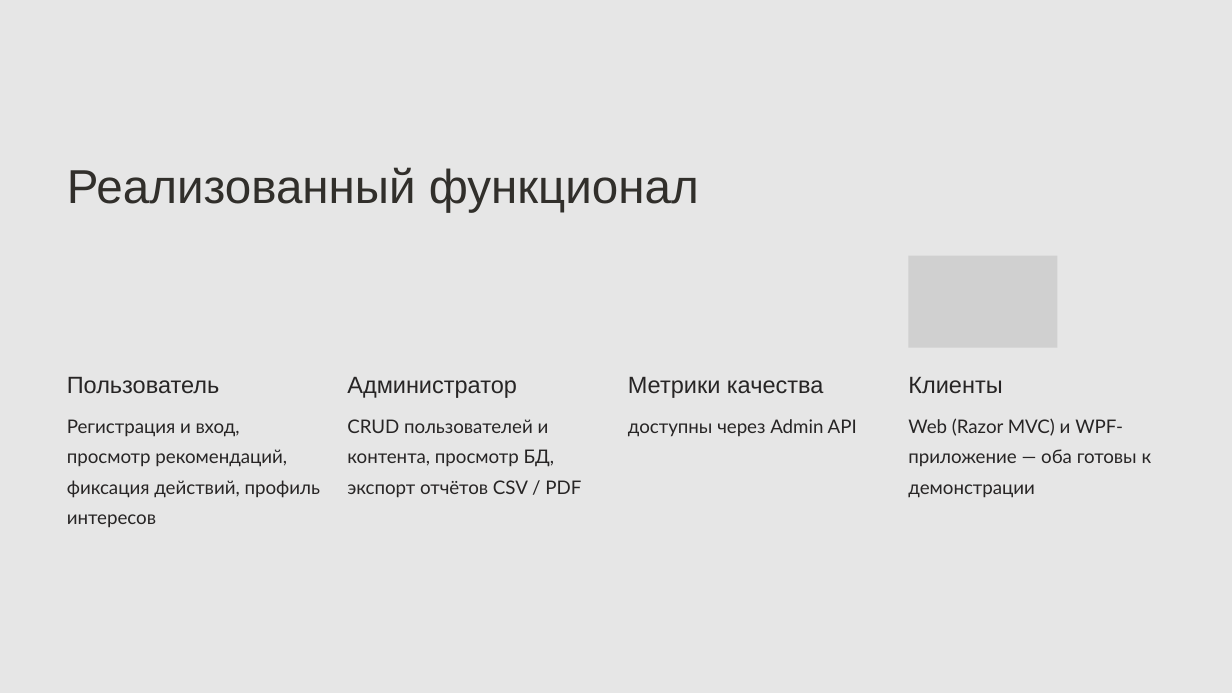
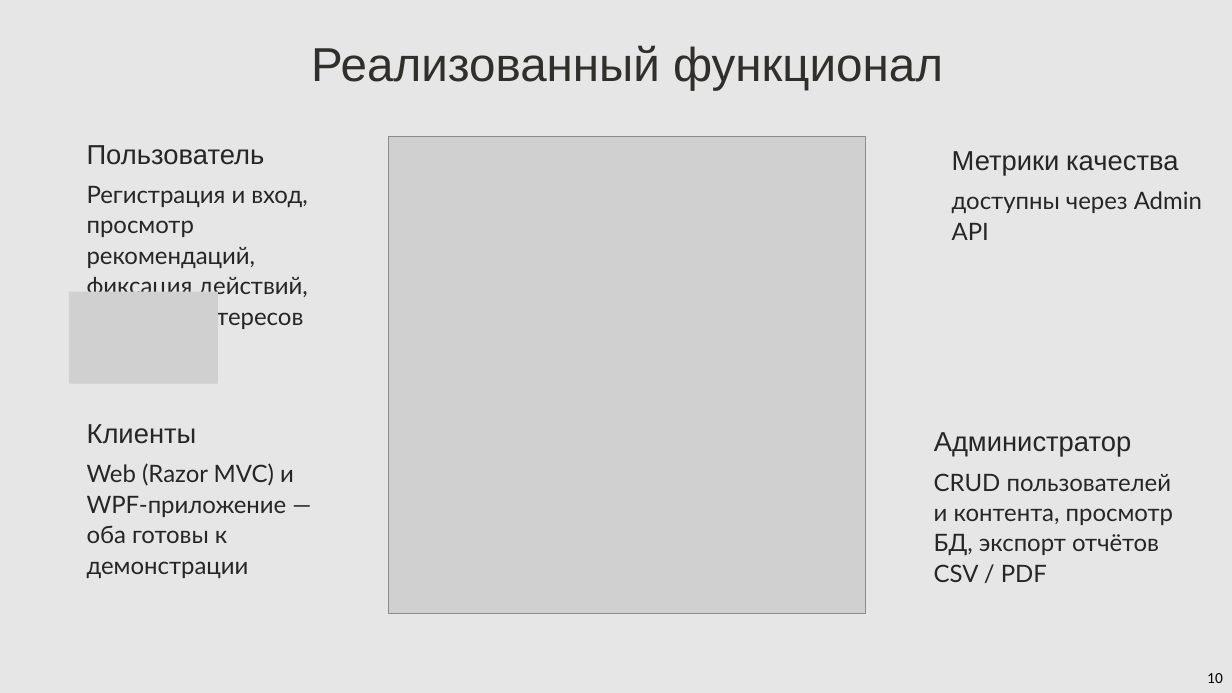
Before and after one commit to KockAnigilator/smart-content-recommender, a slide deck: slide 11 of docs/Презентация.pptx (slide 9 before the commit). Drawn at 1232x693 pixels with LibreOffice and Linux fonts; fonts in the diff are those of the drawing; grey boxes stand for pictures; background and template pictures are left out. Boxes give left, top, right and bottom in pixels: in the first picture for what was removed or moved away, otherwise in the second. Text is boxed around its words. In the diff, an @@ line names an element or a change of style, - is before the commit and + after.

```diff
--- a/docs/Презентация.pptx
+++ b/docs/Презентация.pptx
@@ text "Реализованный функционал": place and size @@
-text "Реализованный функционал" at [67, 167, 699, 213]
+text "Реализованный функционал" at [311, 45, 943, 91]
@@ text "Реализованный функционал" at [311, 45, 943, 91]: alignment left to centre @@
@@ text "Пользователь": place and size @@
-text "Пользователь" at [67, 377, 219, 394]
+text "Пользователь" at [87, 145, 265, 165]
@@ picture added at [389, 136, 865, 613] @@
@@ text "Метрики качества": place and size @@
-text "Метрики качества" at [628, 377, 823, 398]
+text "Метрики качества" at [952, 151, 1178, 176]
@@ text "Регистрация и вход, просмотр рекомендаций, ...": place and size @@
-text "Регистрация и вход, просмотр рекомендаций, ..." at [67, 419, 320, 528]
+text "Регистрация и вход, просмотр рекомендаций, ..." at [87, 186, 308, 329]
@@ text "доступны через Admin API": place and size @@
-text "доступны через Admin API" at [628, 419, 857, 437]
+text "доступны через Admin API" at [952, 191, 1202, 240]
@@ picture: place and size @@
-picture at [909, 256, 1058, 347]
+picture at [69, 292, 218, 384]
@@ size 27.5 to 32 pt in 4 elements at [87, 145, 265, 165], [934, 432, 1132, 457], [952, 151, 1178, 176], [87, 424, 197, 444] @@
@@ text "Клиенты": place and size @@
-text "Клиенты" at [908, 377, 1002, 394]
+text "Клиенты" at [87, 424, 197, 444]
@@ text "Администратор": place and size @@
-text "Администратор" at [347, 377, 517, 398]
+text "Администратор" at [934, 432, 1132, 457]
@@ size 21.9 to 28 pt in 4 elements at [87, 186, 308, 329], [934, 473, 1173, 582], [952, 191, 1202, 240], [87, 463, 294, 578] @@
@@ text "Web (Razor MVC) и WPF-приложение ...": place and size @@
-text "Web (Razor MVC) и WPF-приложение ..." at [908, 418, 1152, 498]
+text "Web (Razor MVC) и WPF-приложение ..." at [87, 463, 294, 578]
@@ text "CRUD пользователей и контента, просмотр ...": place and size @@
-text "CRUD пользователей и контента, просмотр ..." at [347, 419, 581, 498]
+text "CRUD пользователей и контента, просмотр ..." at [934, 473, 1173, 582]
@@ text added at [1207, 673, 1223, 683], 18 pt, text #000000 @@
+10
```
Also in this commit, not shown: 10 other slides changed, 10 slides added, 1 slide removed, 9 other files.
